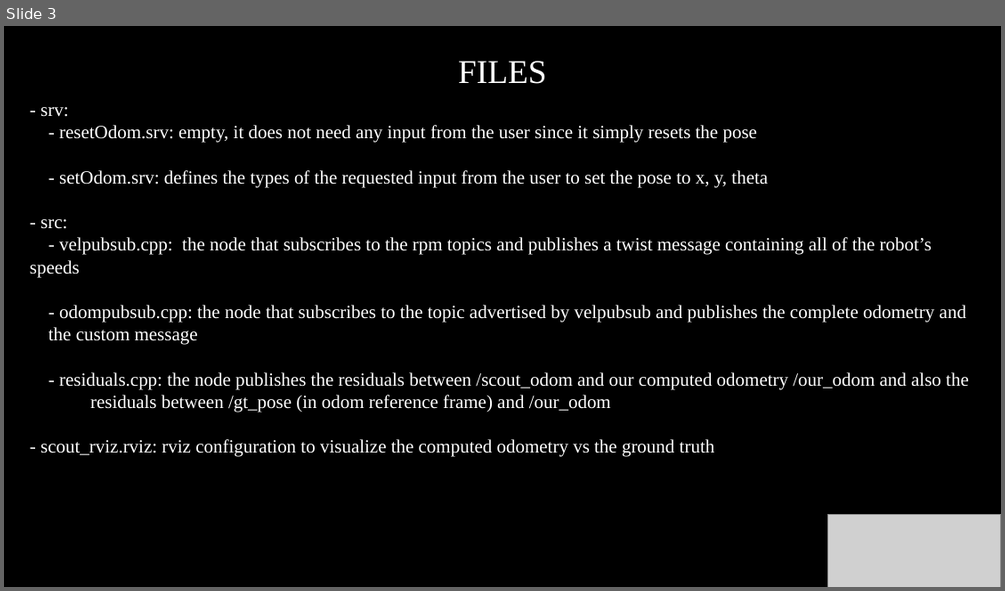
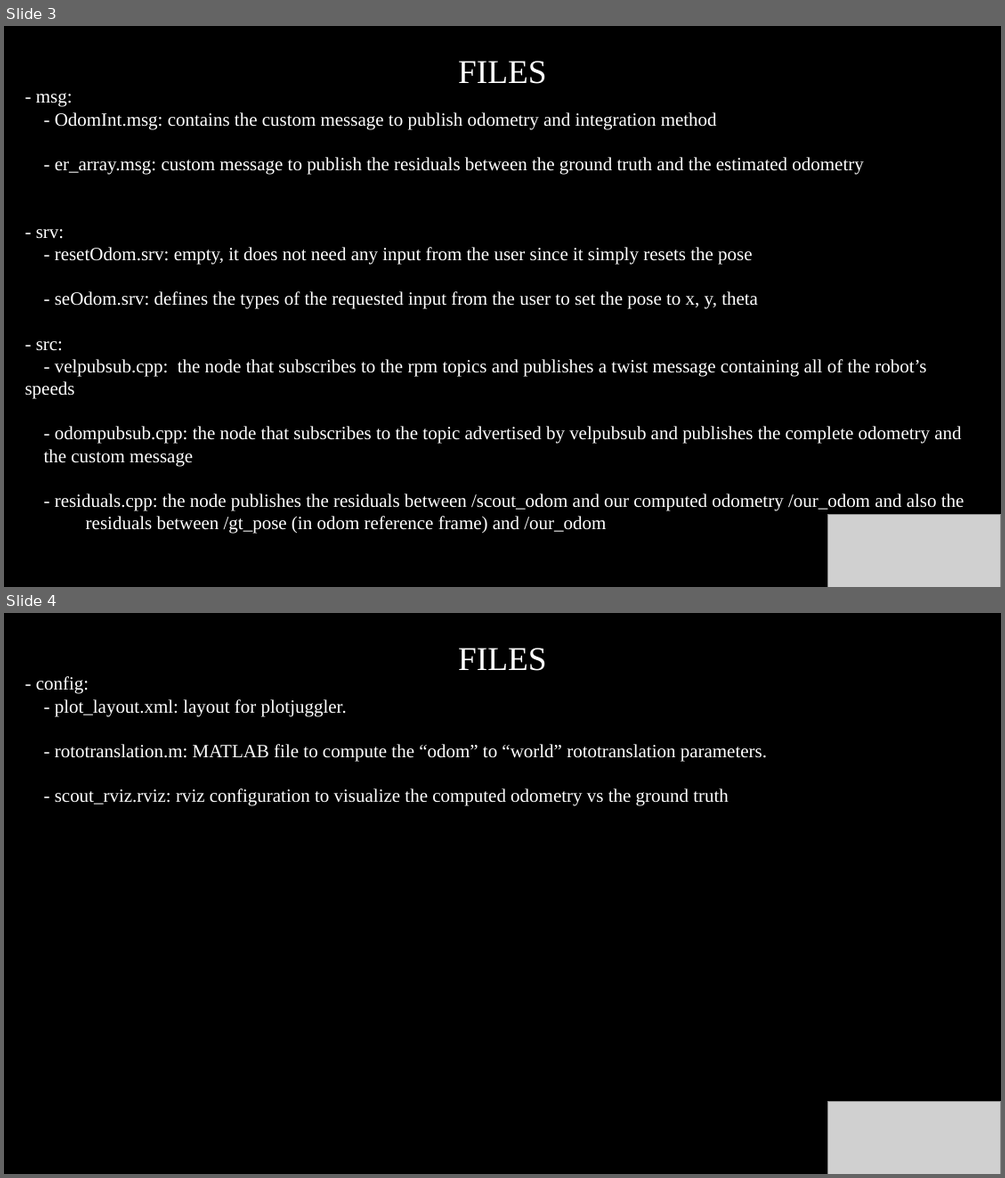
Before and after one commit to marcoCella/scout_ros, a slide deck: project1/Instructions.pptx. Shown one above the other, each under a label of ours: slide 3 before the commit, slides 3 and 4 after it. The pictures are 1005x591 and 1005x1178 pixels, drawn with LibreOffice and Linux fonts; fonts in the diff are those of the drawing; grey boxes stand for pictures. Boxes give left, top, right and bottom in pixels: in the first picture for what was removed or moved away, otherwise in the second. Text is boxed around its words. In the diff, an @@ line names an element or a change of style, - is before the commit and + after.

```diff
--- a/project1/Instructions.pptx
+++ b/project1/Instructions.pptx
@@ slide 4 added at (4,613,1001,1174), background #000000 @@
@@ text added at (458,648,547,671), 32 pt, text #FFFFFF @@
+FILES
@@ text added at (36,676,767,806), 18 pt, text #FFFFFF @@
+- config:
+- plot_layout.xml: layout for plotjuggler.
+- rototranslation.m: MATLAB file to compute the “odom” to “world” rototranslation parameters.
+- scout_rviz.rviz: rviz configuration to visualize the computed odometry vs the ground truth
@@ picture added at (828,1102,1001,1174) @@
@@ slide 3 changed as well @@
@@ text "- msg:": place and size @@
-text "- msg:" at (30,107,969,457)
+text "- msg:" at (25,93,964,533)
@@ text at (36,93,863,175): paragraphs added @@
+- msg:
+- OdomInt.msg: contains the custom message to publish odometry and integration method
+- er_array.msg: custom message to publish the residuals between the ground truth and the estimated odometry
@@ text at (55,291,758,309): text changed @@
-- setOdom.srv: defines the types of the requested input from the user to set the pose to x, y, theta
+- seOdom.srv: defines the types of the requested input from the user to set the pose to x, y, theta
@@ text at (40,439,715,457): paragraph removed @@
-- scout_rviz.rviz: rviz configuration to visualize the computed odometry vs the ground truth
```
Also in this commit, not shown: 5 other slides changed, 12 other slides added, 4 slides removed, 1 other file.
